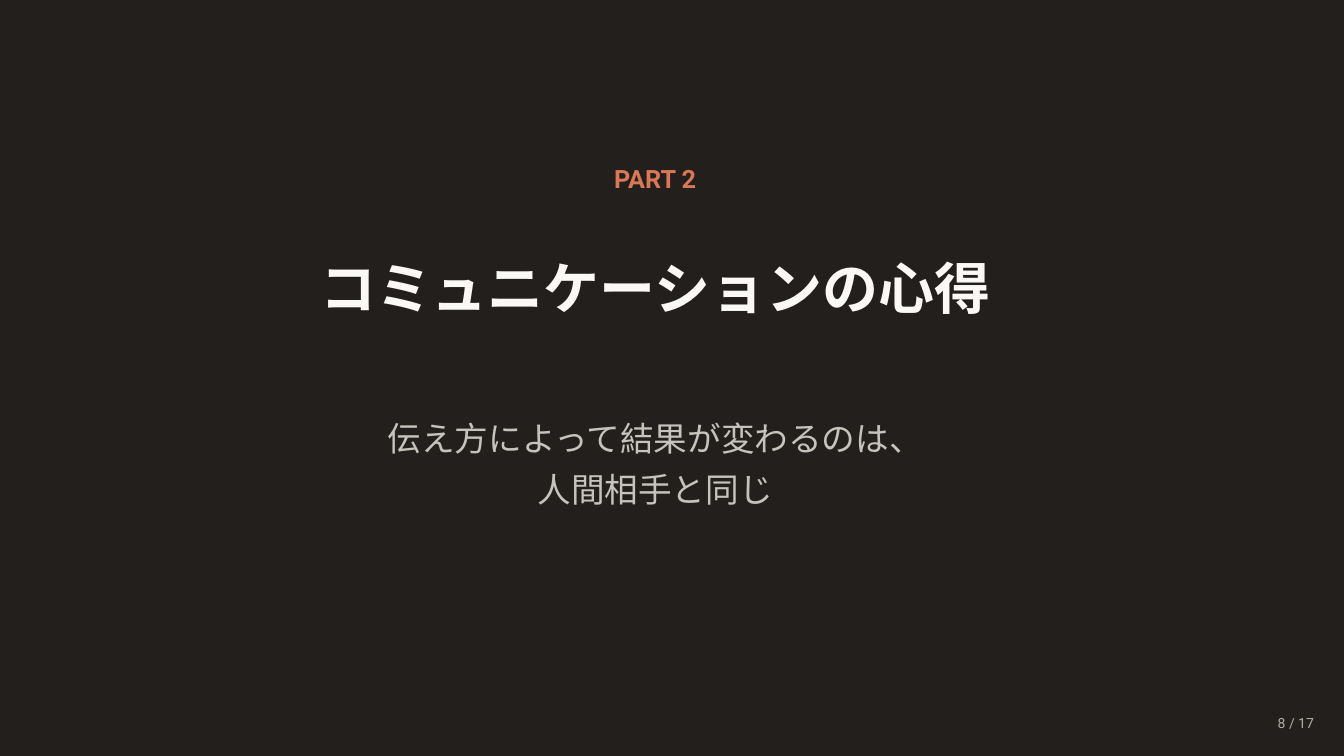
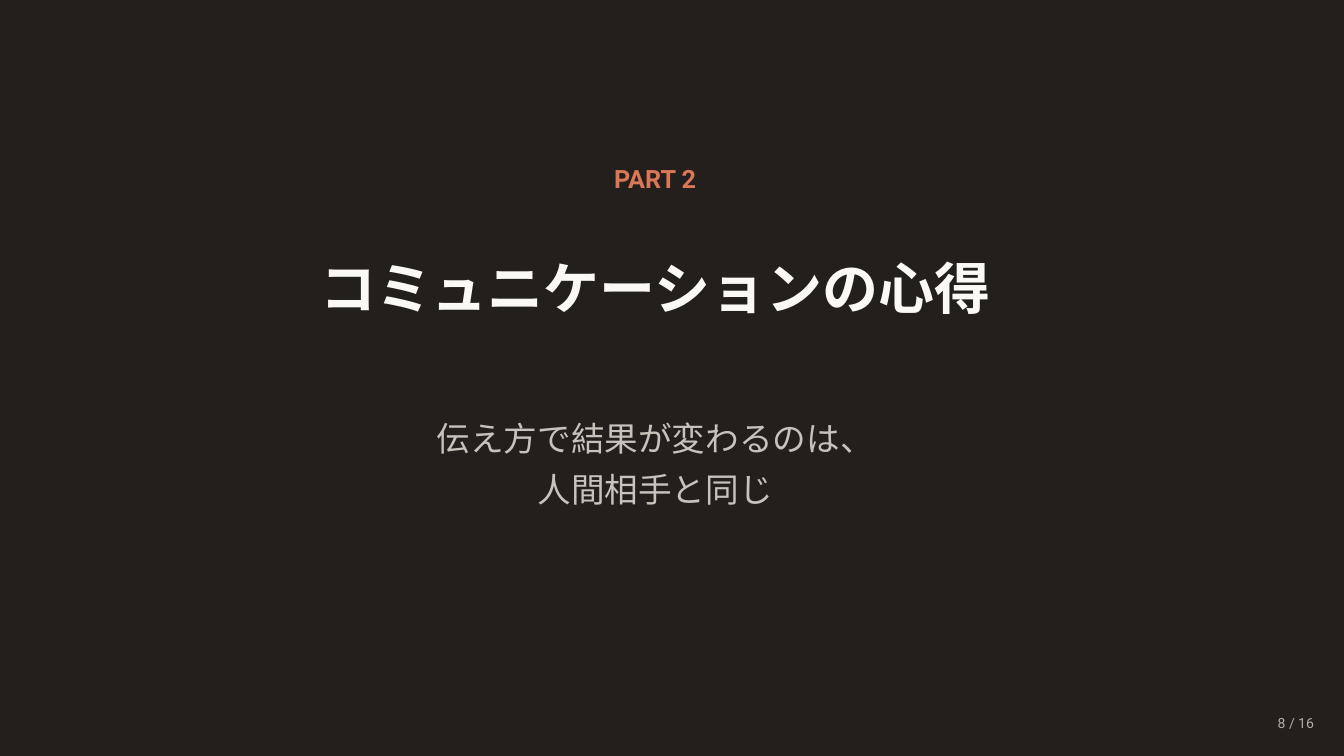
Before and after one commit to Ischca/zenn, a slide deck: slide 8 of slides/session1.pptx. Drawn at 1344x756 pixels with LibreOffice and Linux fonts; fonts in the diff are those of the drawing. Boxes give left, top, right and bottom in pixels: in the first picture for what was removed or moved away, otherwise in the second. Text is boxed around its words. In the diff, an @@ line names an element or a change of style, - is before the commit and + after.

```diff
--- a/slides/session1.pptx
+++ b/slides/session1.pptx
@@ text at bbox=[437, 422, 874, 505]: text changed @@
-伝え方によって結果が変わるのは、
-人間相手と同じ
+伝え方で結果が変わるのは、
+人間相手と同じ
@@ text at bbox=[1278, 718, 1314, 728]: text changed @@
-8 / 17
+8 / 16
```
Also in this commit, not shown: 13 other slides changed, 1 slide added, 2 slides removed, 1 other file.
